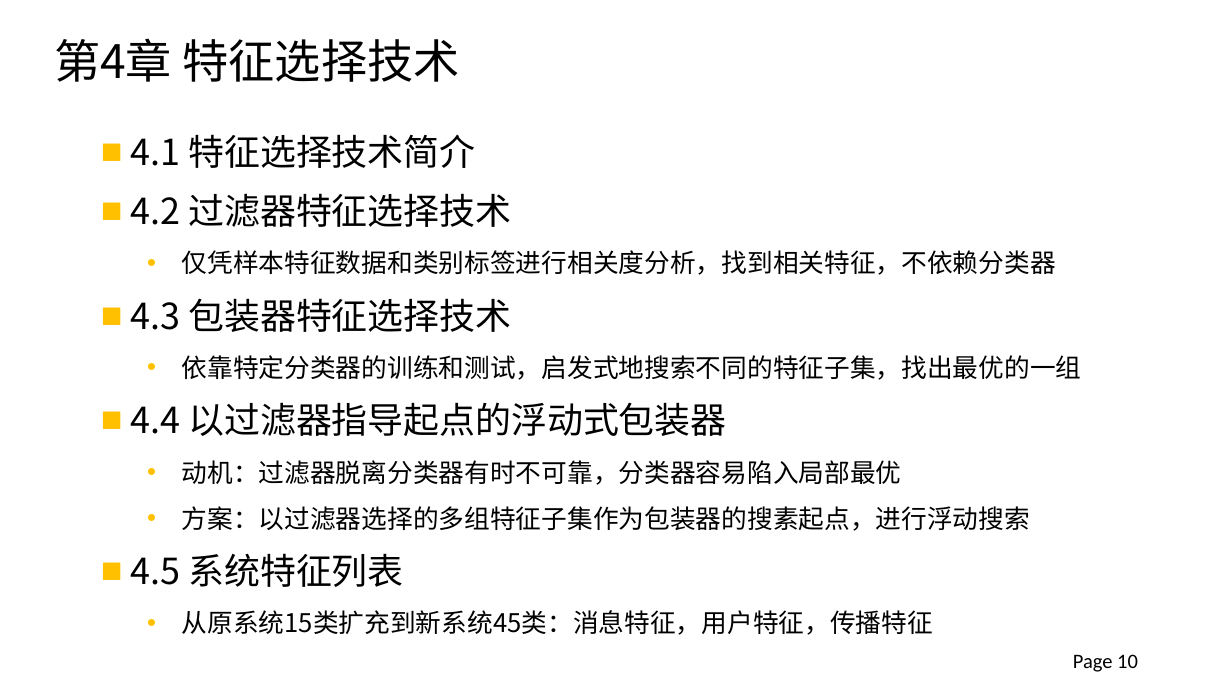
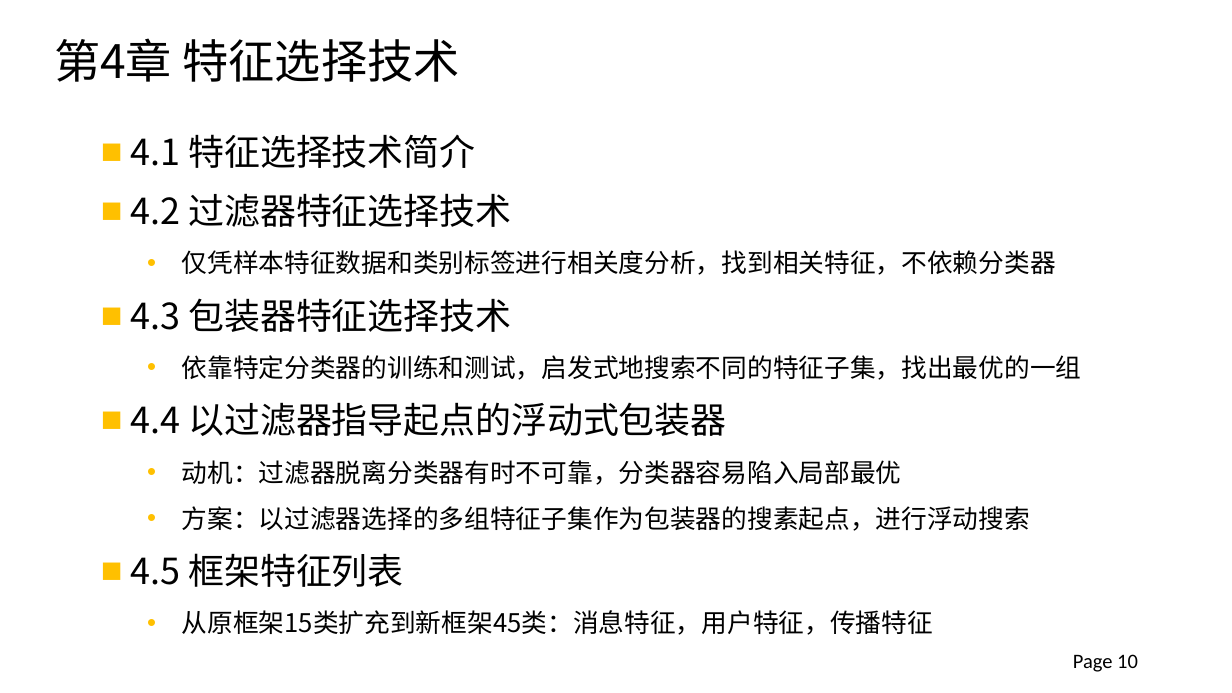
Before and after one commit to xinke0802/DataProcess, a slide deck: slide 10 of 2012013297_钟仰新_毕设论文答辩.pptx. Drawn at 1232x693 pixels with LibreOffice and Linux fonts; fonts in the diff are those of the drawing; background and template pictures are left out. Boxes give left, top, right and bottom in pixels: in the first picture for what was removed or moved away, otherwise in the second. Text is boxed around its words. In the diff, an @@ line names an element or a change of style, - is before the commit and + after.

```diff
--- a/2012013297_钟仰新_毕设论文答辩.pptx
+++ b/2012013297_钟仰新_毕设论文答辩.pptx
@@ text at <box>131,553,933,635</box>: text changed @@
-■ 4.5 系统特征列表
-  • 从原系统15类扩充到新系统45类：消息特征，用户特征，传播特征
+■ 4.5 框架特征列表
+  • 从原框架15类扩充到新框架45类：消息特征，用户特征，传播特征
```
Also in this commit, not shown: 11 other slides changed, 1 other file.
